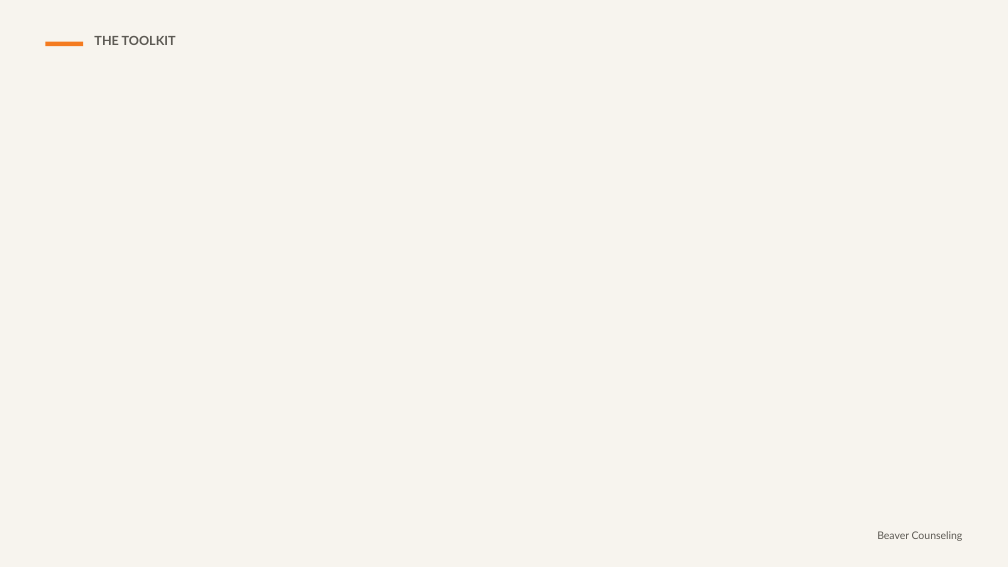
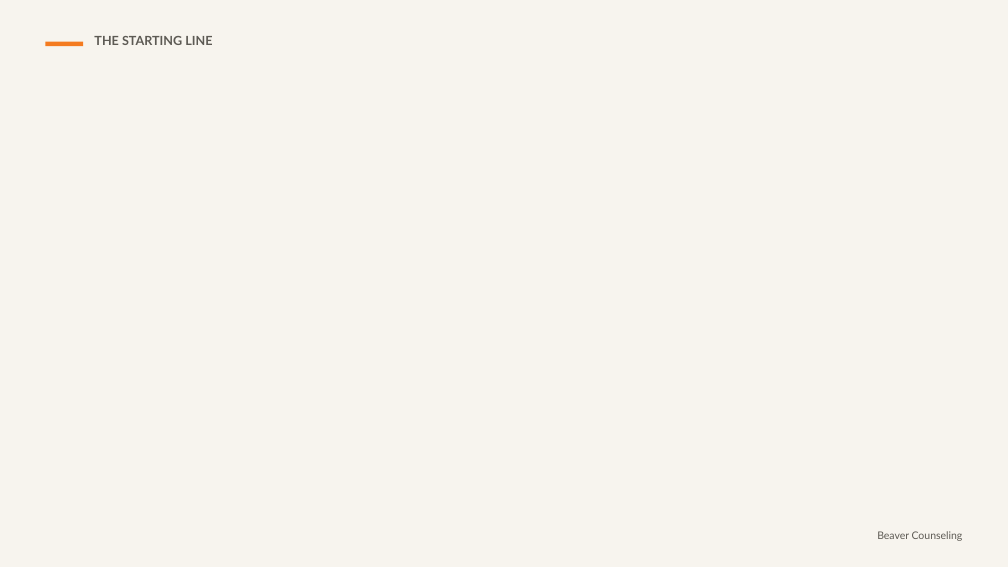
Before and after one commit to rmwtoolkit/bcds-toolkit, a slide deck: slide 5 of decks/everything-connects-lesson-v2.pptx (slide 26 before the commit). Drawn at 1008x567 pixels with LibreOffice and Linux fonts; fonts in the diff are those of the drawing; background and template pictures are left out. Boxes give left, top, right and bottom in pixels: in the first picture for what was removed or moved away, otherwise in the second. Text is boxed around its words. In the diff, an @@ line names an element or a change of style, - is before the commit and + after.

```diff
--- a/decks/everything-connects-lesson-v2.pptx
+++ b/decks/everything-connects-lesson-v2.pptx
@@ text at [94,36,212,45]: text changed @@
-THE TOOLKIT
+THE STARTING LINE
```
Also in this commit, not shown: 14 other slides changed, 8 slides removed, 3 other files.
